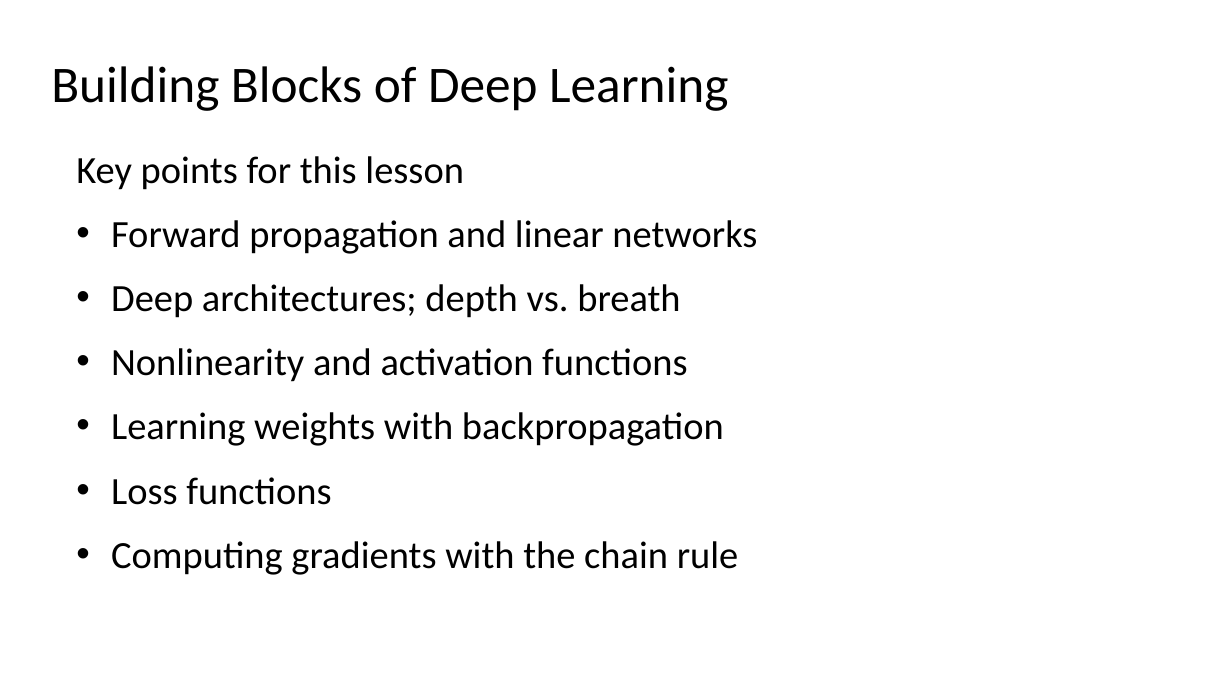
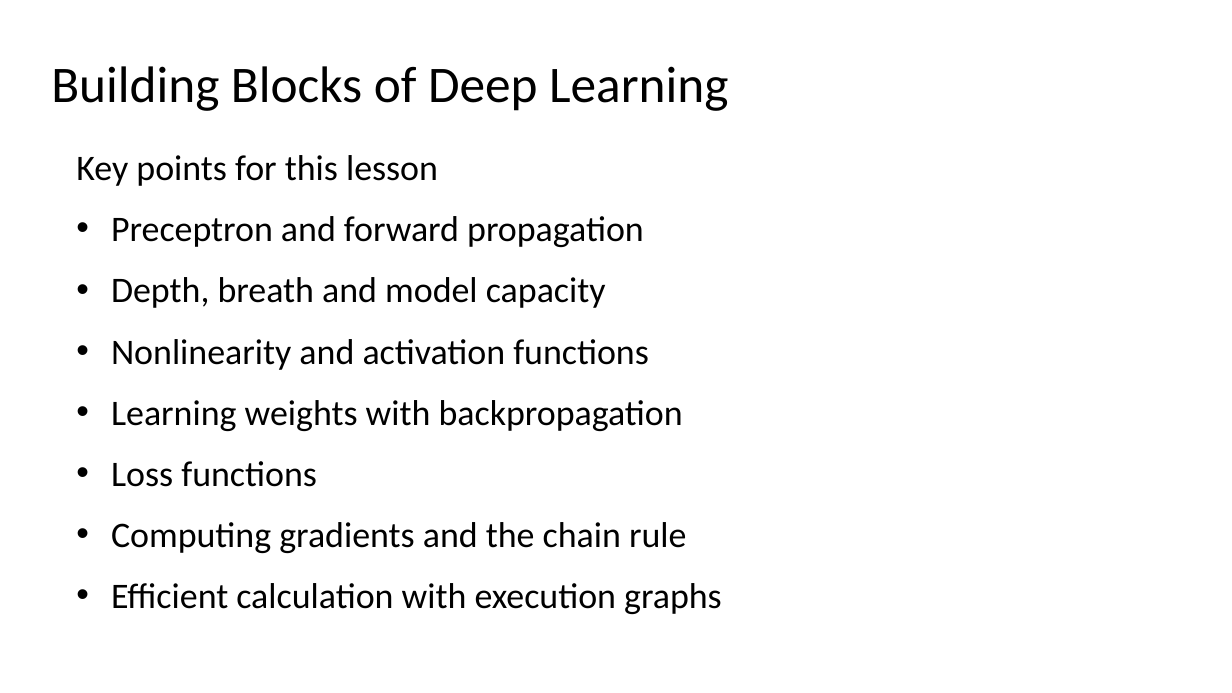
Before and after one commit to StephenElston/CSCI-E25, a slide deck: slide 5 of Slides/5_BuildingBlocksOfDeepLearning.pptx (slide 3 before the commit). Drawn at 1232x693 pixels with LibreOffice and Linux fonts; fonts in the diff are those of the drawing. Boxes give left, top, right and bottom in pixels: in the first picture for what was removed or moved away, otherwise in the second. Text is boxed around its words. In the diff, an @@ line names an element or a change of style, - is before the commit and + after.

Commit message:
Updated and added slides

```diff
--- a/Slides/5_BuildingBlocksOfDeepLearning.pptx
+++ b/Slides/5_BuildingBlocksOfDeepLearning.pptx
@@ text at box(76, 155, 683, 487): size 30 to 28 pt in "Key points for this lesson", "Nonlinearity and activation functions", "Learning weights with backpropagation", "Loss functions" @@
@@ text at box(111, 216, 644, 308): text changed; size 30 to 28 pt @@
-• Forward propagation and linear networks
-• Deep architectures; depth vs. breath
+• Preceptron and forward propagation
+• Depth, breath and model capacity
@@ text at box(111, 522, 722, 614): text changed; size 30 to 28 pt @@
-• Computing gradients with the chain rule
+• Computing gradients and the chain rule
+• Efficient calculation with execution graphs
```
Also in this commit, not shown: 2 other slides changed, 11 slides added.
